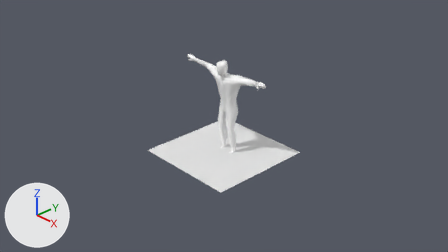
An edit to the Blender file Assets/Models/blend/PlayerModelMale.blend, drawn before and after from the same camera.
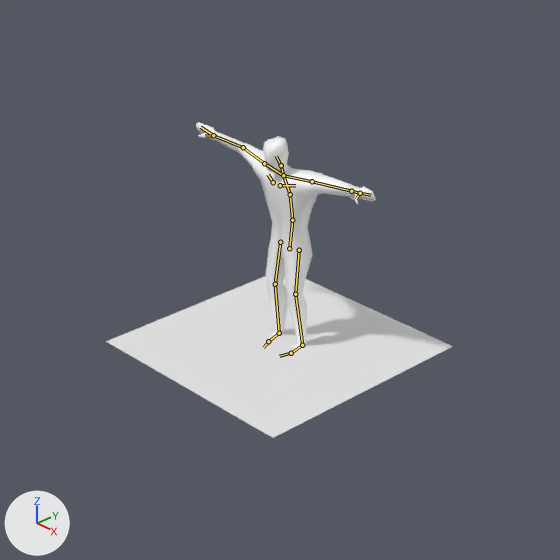
Each version appears first from the file's camera 'Camera', and next in a close-up on the part from 23% to 78% of the width and 0% to 98% of the height. The axes (+X, +Y, +Z) are drawn at lower left. The lights are the same throughout. Both versions are drawn at frame 23 of the action 'JumpingJacks'; the numbers are the values there. The bones that bend it are drawn over the model as lines in the close-ups.
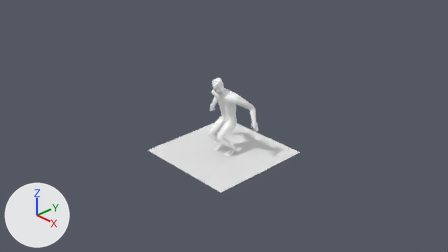
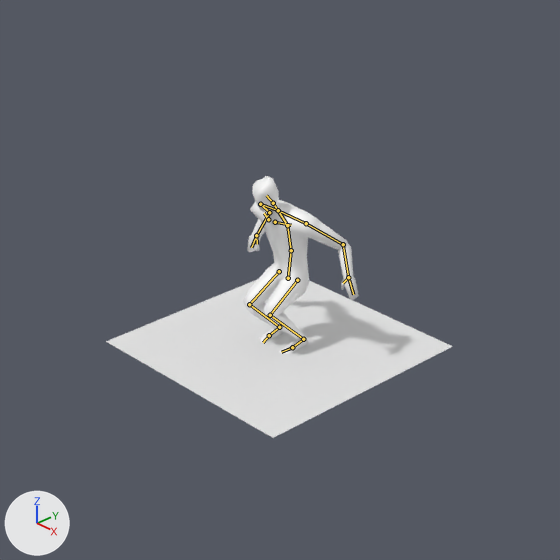
Where the change shows, as pixel boxes [x1, y1, x2, y2] in the close-ups (560 x 560 px):
```json
{"object": "Cube", "change": "posed", "before": [196, 122, 376, 348], "after": [243, 176, 359, 354], "on screen": "35% narrower, 21% shorter"}
{"bone": "root.001", "before": "(289, 248) to (292, 220)", "after": "(288, 278) to (291, 250)"}
{"bone": "root.002", "before": "(292, 220) to (290, 194)", "after": "(291, 250) to (287, 225)"}
{"bone": "root.003", "before": "(290, 194) to (283, 175)", "after": "(287, 225) to (278, 210)"}
{"bone": "Shoulder.l", "before": "(283, 175) to (312, 181)", "after": "(278, 210) to (306, 223)"}
{"bone": "UpperArm.l", "before": "(312, 181) to (351, 191)", "after": "(306, 223) to (343, 244)"}
{"bone": "LowerArm.l", "before": "(351, 191) to (360, 193)", "after": "(343, 244) to (348, 277)"}
{"bone": "Hand.l", "before": "(360, 193) to (371, 195)", "after": "(348, 277) to (353, 294)"}
{"bone": "Thumb.l", "before": "(360, 193) to (356, 199)", "after": "(348, 277) to (343, 283)"}
{"bone": "collarbone.l", "before": "(280, 185) to (295, 185)", "after": "(275, 222) to (291, 225)"}
{"bone": "Shoulder.r", "before": "(283, 175) to (264, 163)", "after": "(278, 210) to (260, 204)"}
{"bone": "UpperArm.r", "before": "(264, 163) to (243, 147)", "after": "(260, 204) to (269, 212)"}
{"bone": "LowerArm.r", "before": "(243, 147) to (213, 135)", "after": "(269, 212) to (256, 235)"}
{"bone": "Hand.r", "before": "(213, 135) to (200, 127)", "after": "(256, 235) to (251, 247)"}
{"bone": "Thumb.r", "before": "(213, 135) to (205, 136)", "after": "(256, 235) to (257, 244)"}
{"bone": "collarbone.r", "before": "(273, 182) to (268, 174)", "after": "(268, 219) to (264, 213)"}
```

Scene script edits in JSON lines:
```json
{"block": "bone_root_001", "where": "bone_root_001 = bpy.data.objects['Armature'].pose.bones['root.001']"}
{"op": "set", "path": "bone_root_001.location", "old": "(0.0, -0.068, -0.003)", "new": "(0.0, -0.323, 0.031)"}
{"block": "bone_root_002", "where": "bone_root_002 = bpy.data.objects['Armature'].pose.bones['root.002']  # child of 'root.001'"}
{"op": "set", "path": "bone_root_002.rotation_quaternion", "old": "(0.997, -0.068, 0.0, 0.0)", "new": "(0.996, -0.089, 0.0, 0.0)", "note": "degrees (-8, 0, 0) -> degrees (-10, 0, 0)"}
{"block": "bone_root_003", "where": "bone_root_003 = bpy.data.objects['Armature'].pose.bones['root.003']  # child of 'root.002'"}
{"op": "set", "path": "bone_root_003.rotation_quaternion", "old": "(0.992, -0.019, 0.0, 0.0)", "new": "(0.994, -0.106, 0.0, 0.0)", "note": "degrees (-2, 0, 0) -> degrees (-12, 0, 0)"}
{"block": "bone_shoulder_l", "where": "bone_shoulder_l = bpy.data.objects['Armature'].pose.bones['Shoulder.l']  # child of 'root.003'"}
{"op": "set", "path": "bone_shoulder_l.rotation_quaternion", "old": "(0.946, 0.125, 0.074, -0.173)", "new": "(0.976, 0.057, 0.034, -0.078)", "note": "degrees (13, 11, -19) -> degrees (6, 4, -9)"}
{"block": "bone_upperarm_l", "where": "bone_upperarm_l = bpy.data.objects['Armature'].pose.bones['UpperArm.l']  # child of 'Shoulder.l'"}
{"op": "set", "path": "bone_upperarm_l.rotation_quaternion", "old": "(0.767, 0.04, -0.104, -0.307)", "new": "(0.996, 0.088, 0.03, 0.018)", "note": "degrees (11, -11, -45) -> degrees (10, 3, 2)"}
{"block": "bone_lowerarm_l", "where": "bone_lowerarm_l = bpy.data.objects['Armature'].pose.bones['LowerArm.l']  # child of 'UpperArm.l'"}
{"op": "set", "path": "bone_lowerarm_l.rotation_quaternion", "old": "(0.861, -0.182, -0.361, -0.216)", "new": "(0.947, -0.288, -0.097, -0.101)", "note": "degrees (-14, -47, -22) -> degrees (-33, -14, -8)"}
{"block": "bone_hand_l", "where": "bone_hand_l = bpy.data.objects['Armature'].pose.bones['Hand.l']  # child of 'LowerArm.l'"}
{"op": "set", "path": "bone_hand_l.rotation_quaternion", "old": "(0.882, 0.056, -0.281, -0.147)", "new": "(0.947, 0.025, -0.127, -0.067)", "note": "degrees (14, -33, -23) -> degrees (4, -15, -9)"}
{"block": "bone_thumb_l", "where": "bone_thumb_l = bpy.data.objects['Armature'].pose.bones['Thumb.l']  # child of 'LowerArm.l'"}
{"op": "set", "path": "bone_thumb_l.rotation_quaternion", "old": "(0.975, -0.076, -0.044, -0.13)", "new": "(0.989, -0.034, -0.02, -0.059)", "note": "degrees (-8, -6, -15) -> degrees (-4, -3, -7)"}
{"block": "bone_collarbone_l", "where": "bone_collarbone_l = bpy.data.objects['Armature'].pose.bones['collarbone.l']  # child of 'root.003'"}
{"op": "set", "path": "bone_collarbone_l.rotation_quaternion", "old": "(0.946, 0.132, 0.015, -0.183)", "new": "(0.976, 0.06, 0.007, -0.083)", "note": "degrees (15, 5, -21) -> degrees (7, 1, -10)"}
{"block": "bone_shoulder_r", "where": "bone_shoulder_r = bpy.data.objects['Armature'].pose.bones['Shoulder.r']  # child of 'root.003'"}
{"op": "set", "path": "bone_shoulder_r.rotation_quaternion", "old": "(0.945, 0.126, -0.103, 0.159)", "new": "(0.975, 0.057, -0.047, 0.072)", "note": "degrees (13, -14, 17) -> degrees (6, -6, 8)"}
{"block": "bone_upperarm_r", "where": "bone_upperarm_r = bpy.data.objects['Armature'].pose.bones['UpperArm.r']  # child of 'Shoulder.r'"}
{"op": "set", "path": "bone_upperarm_r.rotation_quaternion", "old": "(0.754, 0.06, 0.096, 0.316)", "new": "(0.996, 0.088, -0.03, -0.018)", "note": "degrees (13, 9, 47) -> degrees (10, -3, -2)"}
{"block": "bone_lowerarm_r", "where": "bone_lowerarm_r = bpy.data.objects['Armature'].pose.bones['LowerArm.r']  # child of 'UpperArm.r'"}
{"op": "set", "path": "bone_lowerarm_r.rotation_quaternion", "old": "(0.86, -0.162, 0.361, 0.217)", "new": "(0.947, -0.288, 0.097, 0.101)", "note": "degrees (-11, 47, 24) -> degrees (-33, 14, 8)"}
{"block": "bone_hand_r", "where": "bone_hand_r = bpy.data.objects['Armature'].pose.bones['Hand.r']  # child of 'LowerArm.r'"}
{"op": "set", "path": "bone_hand_r.rotation_quaternion", "old": "(0.866, 0.033, 0.291, 0.175)", "new": "(0.94, 0.015, 0.131, 0.079)", "note": "degrees (13, 35, 27) -> degrees (3, 16, 10)"}
{"block": "bone_thumb_r", "where": "bone_thumb_r = bpy.data.objects['Armature'].pose.bones['Thumb.r']  # child of 'LowerArm.r'"}
{"op": "set", "path": "bone_thumb_r.rotation_quaternion", "old": "(0.83, -0.152, 0.201, 0.279)", "new": "(0.923, -0.069, 0.091, 0.126)", "note": "degrees (-11, 30, 34) -> degrees (-7, 12, 15)"}
{"block": "bone_collarbone_r", "where": "bone_collarbone_r = bpy.data.objects['Armature'].pose.bones['collarbone.r']  # child of 'root.003'"}
{"op": "set", "path": "bone_collarbone_r.rotation_quaternion", "old": "(0.945, 0.135, -0.046, 0.177)", "new": "(0.975, 0.061, -0.021, 0.08)", "note": "degrees (15, -8, 20) -> degrees (7, -3, 9)"}
{"block": "bone_target_l", "where": "bone_target_l = bpy.data.objects['Armature'].pose.bones['Target.l']"}
{"op": "set", "path": "bone_target_l.location", "old": "(0.003, -0.051, 0.061)", "new": "(0.0, -0.029, 0.009)"}
{"op": "set", "path": "bone_target_l.rotation_quaternion", "old": "(0.884, -0.012, 0.0, 0.001)", "new": "(0.959, 0.283, 0.0, -0.013)", "note": "degrees (-2, 0, 0) -> degrees (33, 0, -1)"}
{"block": "bone_target_r", "where": "bone_target_r = bpy.data.objects['Armature'].pose.bones['Target.r']"}
{"op": "set", "path": "bone_target_r.location", "old": "(-0.003, -0.051, 0.061)", "new": "(0.0, -0.029, 0.009)"}
{"op": "set", "path": "bone_target_r.rotation_quaternion", "old": "(0.884, -0.012, 0.0, -0.001)", "new": "(0.959, 0.283, 0.0, 0.013)", "note": "degrees (-2, 0, 0) -> degrees (33, 0, 1)"}
```
